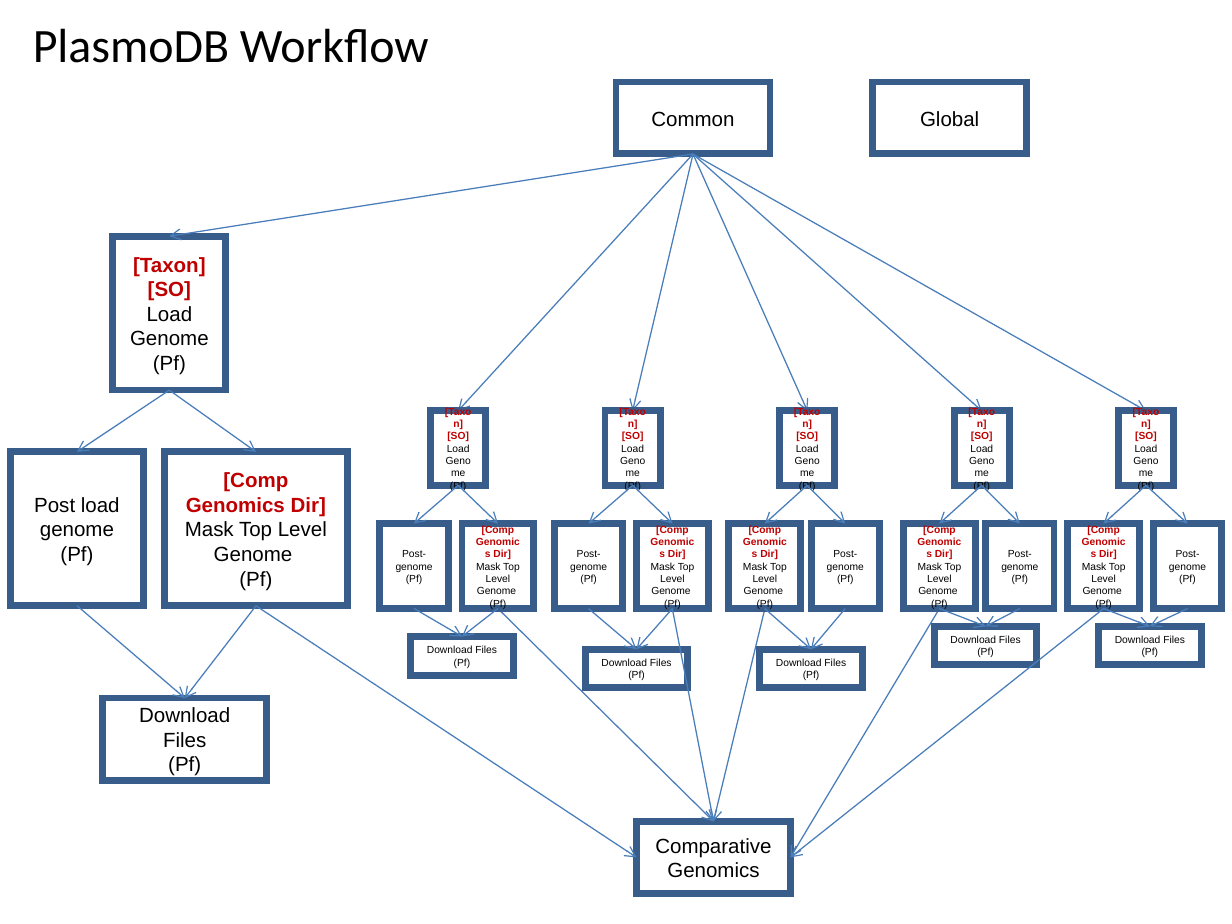
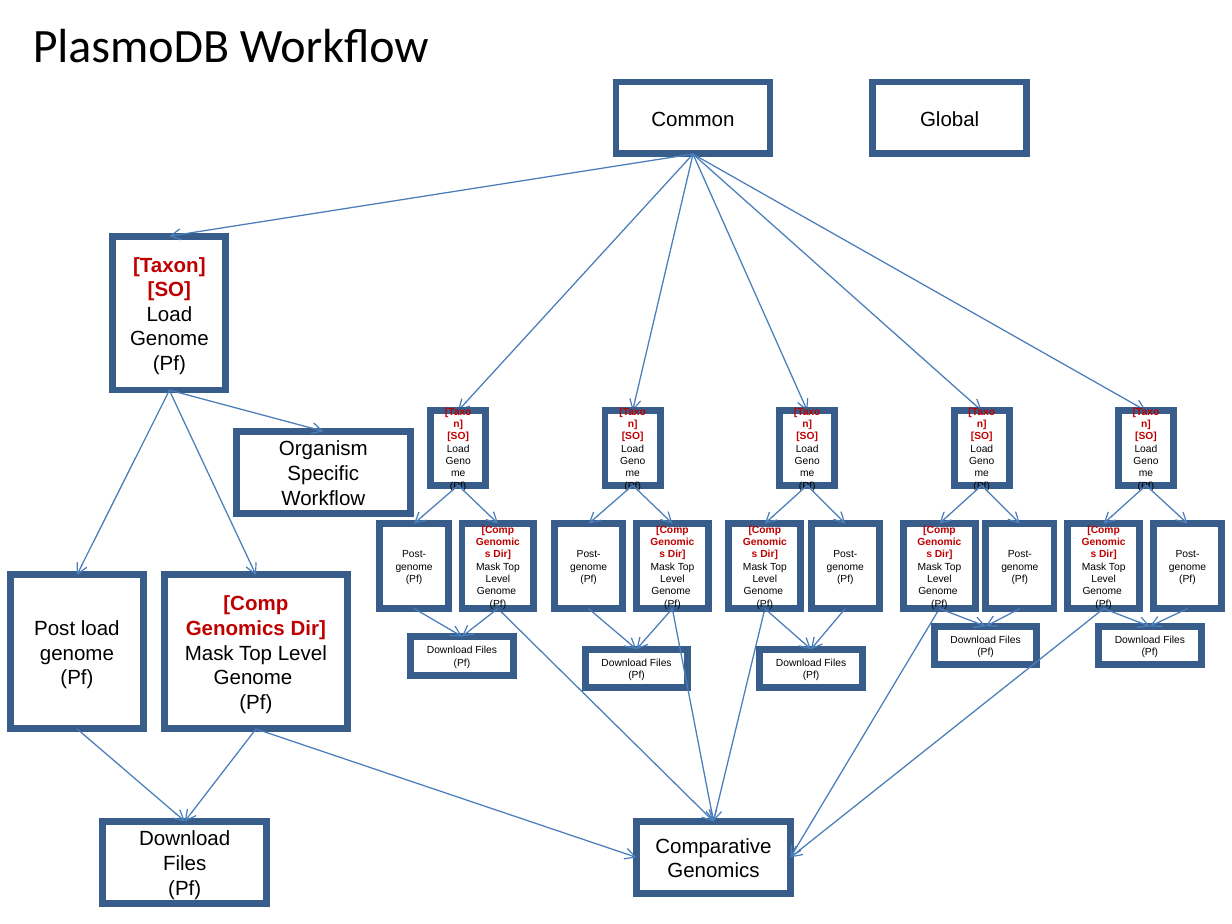
Before and after one commit to VEuPathDB/ApiCommonWorkflow, a slide deck: slide 2 of Main/doc/IntegratedWorkflow.ppt. Drawn at 1232x924 pixels with LibreOffice and Linux fonts; fonts in the diff are those of the drawing. Boxes give left, top, right and bottom in pixels: in the first picture for what was removed or moved away, otherwise in the second. Text is boxed around its words. In the diff, an @@ line names an element or a change of style, - is before the commit and + after.

Commit message:
move organism-specific workflow to root subgraph adjust mercator steps

```diff
--- a/Main/doc/IntegratedWorkflow.ppt
+++ b/Main/doc/IntegratedWorkflow.ppt
@@ arrow moved from (170, 391) - (76, 452) to (170, 391) - (76, 575) @@
@@ arrow moved from (169, 391) - (256, 452) to (169, 391) - (256, 575) @@
@@ arrow added from (169, 391) to (323, 431), #4A7EBB 0.74 pt @@
@@ rectangle added at [237, 431, 411, 514], outline #385D8A 4 pt, 12 pt, text #000000 @@
+Organism Specific Workflow
@@ 3 rectangles, 2 arrows: place and size @@
-3 rectangles, 2 arrows at [10, 452, 347, 781]
+3 rectangles, 2 arrows at [10, 575, 347, 904]
@@ arrow moved from (256, 606) - (637, 857) to (256, 729) - (637, 857) @@
```
Also in this commit, not shown: 7 other slides changed.
